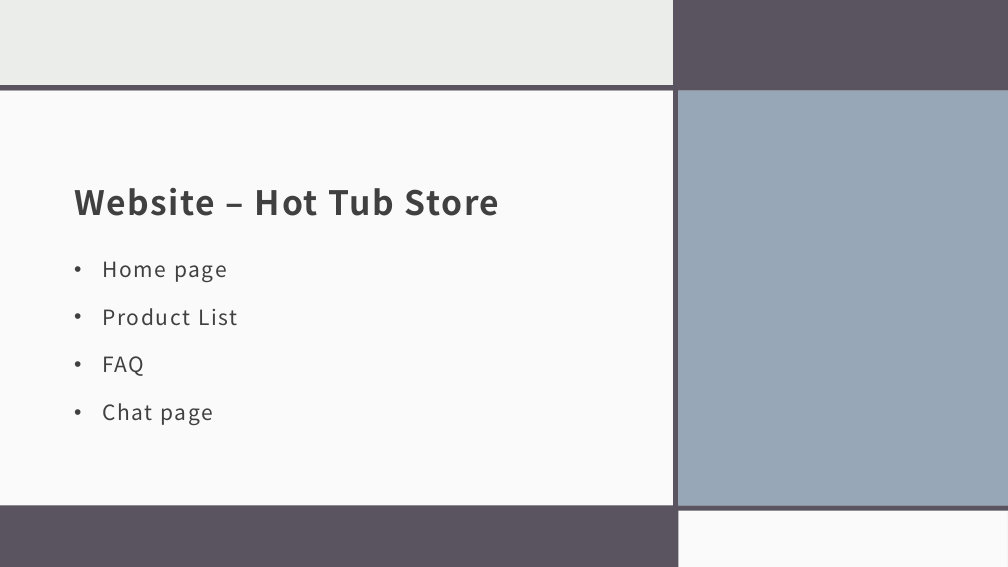
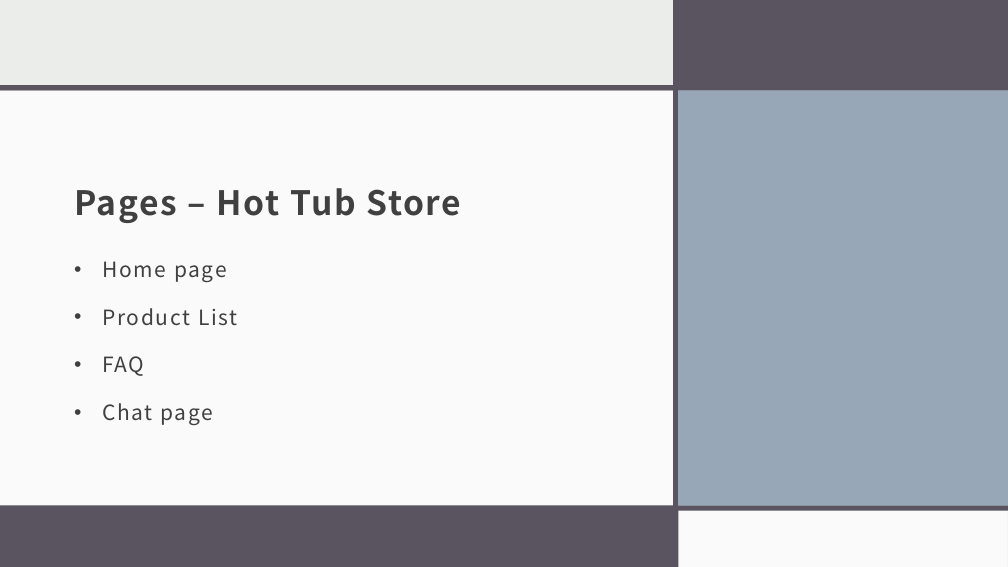
Before and after one commit to davooos/CSCI331-Final-Site, a slide deck: slide 3 of WebDev_Presentation.pptx (slide 2 before the commit). Drawn at 1008x567 pixels with LibreOffice and Linux fonts; fonts in the diff are those of the drawing. Boxes give left, top, right and bottom in pixels: in the first picture for what was removed or moved away, otherwise in the second. Text is boxed around its words. In the diff, an @@ line names an element or a change of style, - is before the commit and + after.

Commit message:
fixed

```diff
--- a/WebDev_Presentation.pptx
+++ b/WebDev_Presentation.pptx
@@ title at (74, 188, 461, 223): text changed @@
-Website – Hot Tub Store
+Pages – Hot Tub Store
```
Also in this commit, not shown: 1 slide added.
